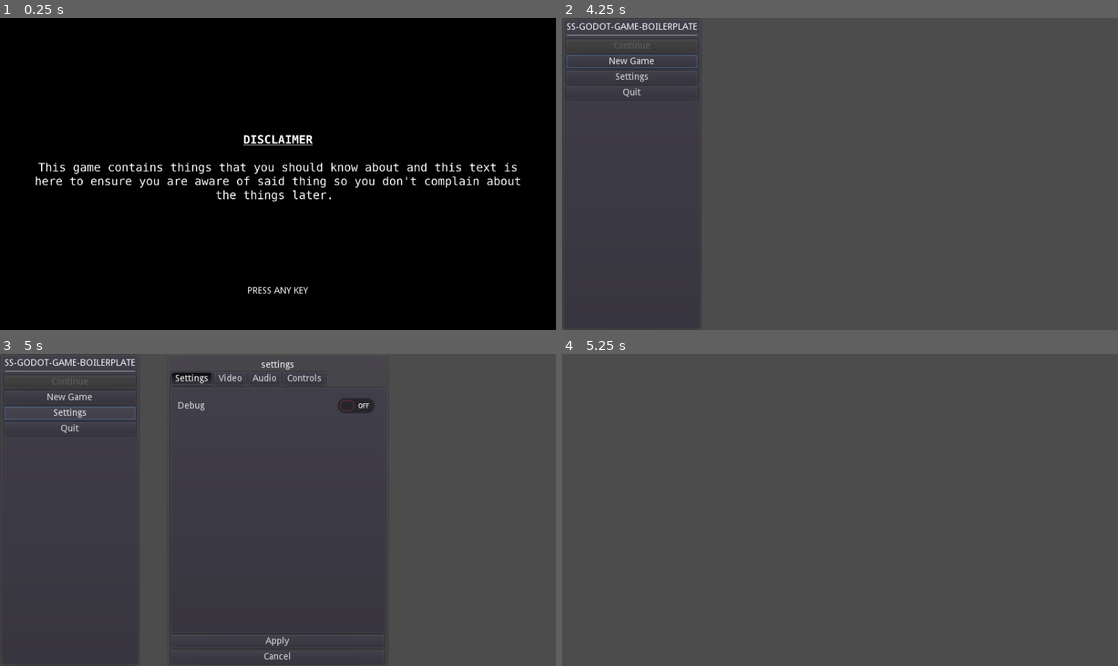
Above: before the commit, frames 1-4 (two rows, left to right).
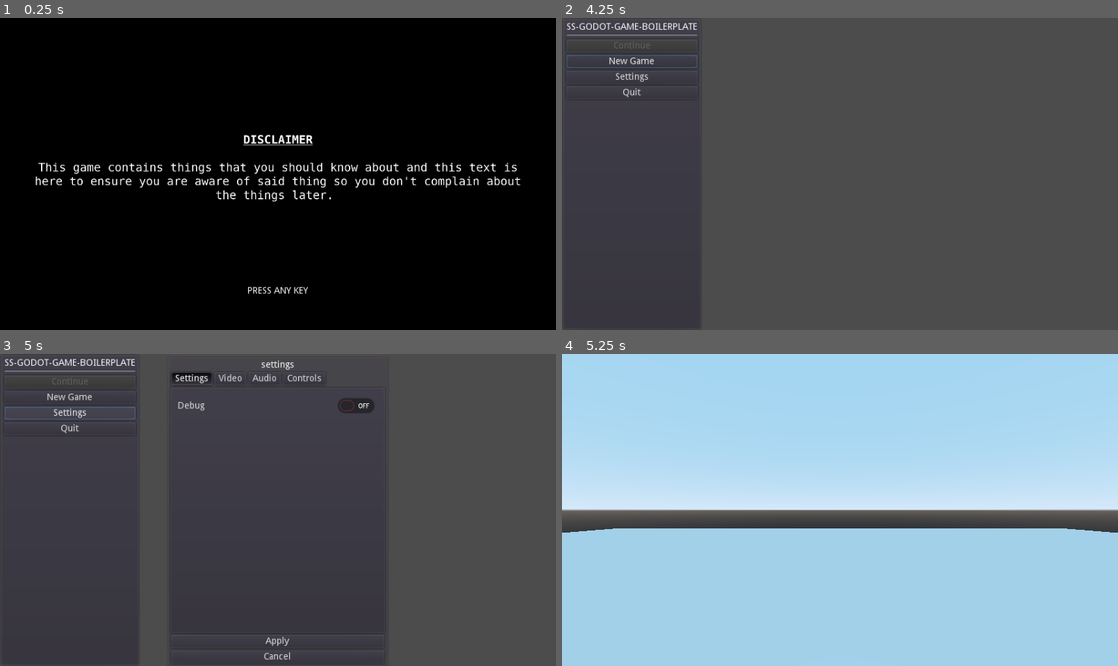
Above: after the commit, the same moments.

Repository: stalematestudio/ss-godot-game-boilerplate
Game: Godot game, scene res://scenes/main.tscn
Two runs of this game, one before a commit and one after it. Both use one fixed random seed, a clock stepped at 60 frames per second and the inputs below.
Inputs:
- Up to frame 1 (0.25 s): no input
- Up to frame 2 (4.25 s): tap Enter every 0.75 s from 0.5 to 3.5 s
- Up to frame 3 (5 s): click "Settings" at 4.25 s
- Up to frame 4 (5.25 s): click "New Game" at 5 s

Frames 1-3 are identical in both runs. In frame 4, 95% of the frame differs, in the area x 0-100%, y 0-100%.

Commit message:
Demo scene loading through main and created player scene

Diff:
--- /dev/null
+++ b/entity/player/Player.tscn
@@ -0,0 +1,15 @@
+[gd_scene load_steps=3 format=2]
+
+[ext_resource path="res://entity/player/player_capsuleshape.tres" type="Shape" id=1]
+[ext_resource path="res://scripts/entity_scripts/Player.gd" type="Script" id=2]
+
+[node name="Player" type="KinematicBody"]
+input_ray_pickable = false
+script = ExtResource( 2 )
+
+[node name="PlayerCollisionShape" type="CollisionShape" parent="."]
+transform = Transform( 1, 0, 0, 0, -1.62921e-07, -1, 0, 1, -1.62921e-07, 0, 0.9, 0 )
+shape = ExtResource( 1 )
+
+[node name="PlayerCamera" type="Camera" parent="."]
+transform = Transform( -1, 0, 3.25841e-07, 0, 1, 0, -3.25841e-07, 0, -1, 0, 1.65, 0 )
--- /dev/null
+++ b/entity/player/player_capsuleshape.tres
@@ -0,0 +1,5 @@
+[gd_resource type="CapsuleShape" format=2]
+
+[resource]
+radius = 0.3
+height = 1.2
--- /dev/null
+++ b/levels/demo/Demo.tscn
@@ -0,0 +1,21 @@
+[gd_scene load_steps=4 format=2]
+
+[ext_resource path="res://levels/demo/surface_boxshape.tres" type="Shape" id=1]
+[ext_resource path="res://levels/demo/surface_cubemesh.tres" type="CubeMesh" id=2]
+[ext_resource path="res://entity/player/Player.tscn" type="PackedScene" id=3]
+
+[node name="Demo" type="Spatial"]
+
+[node name="SurfaceStaticBody" type="StaticBody" parent="."]
+input_ray_pickable = false
+
+[node name="SurfaceMesh" type="MeshInstance" parent="SurfaceStaticBody"]
+transform = Transform( 20, 0, 0, 0, 0.1, 0, 0, 0, 20, 0, -0.1, 0 )
+mesh = ExtResource( 2 )
+material/0 = null
+
+[node name="SurfaceCollisionShape" type="CollisionShape" parent="SurfaceStaticBody"]
+transform = Transform( 1, 0, 0, 0, 1, 0, 0, 0, 1, 0, -0.1, 0 )
+shape = ExtResource( 1 )
+
+[node name="Player" parent="." instance=ExtResource( 3 )]
--- /dev/null
+++ b/levels/demo/surface_boxshape.tres
@@ -0,0 +1,4 @@
+[gd_resource type="BoxShape" format=2]
+
+[resource]
+extents = Vector3( 20, 0.1, 20 )
--- /dev/null
+++ b/levels/demo/surface_cubemesh.tres
@@ -0,0 +1,3 @@
+[gd_resource type="CubeMesh" format=2]
+
+[resource]
--- a/project.godot
+++ b/project.godot
@@ -29,6 +29,10 @@
 ConfigManager="*res://scripts/global_scripts/ConfigManager.gd"
 Globals="*res://scripts/global_scripts/Globals.gd"
 
+[debug]
+
+settings/stdout/verbose_stdout=true
+
 [display]
 
 window/size/width=854
@@ -36,9 +40,9 @@
 window/size/resizable=false
 window/energy_saving/keep_screen_on=false
 
-[logging]
+[gui]
 
-file_logging/enable_file_logging=true
+theme/custom="res://themes/base.tres"
 
 [memory]
 
--- a/scenes/demo/Demo.tscn
+++ /dev/null
@@ -1,3 +0,0 @@
-[gd_scene format=2]
-
-[node name="Demo" type="Spatial"]
--- a/scenes/main.tscn
+++ b/scenes/main.tscn
@@ -1,14 +1,16 @@
-[gd_scene load_steps=5 format=2]
+[gd_scene load_steps=6 format=2]
 
 [ext_resource path="res://scripts/main.gd" type="Script" id=1]
 [ext_resource path="res://scenes/title_scene/title_scene.tscn" type="PackedScene" id=2]
 [ext_resource path="res://scenes/intro_scene/intro_scene.tscn" type="PackedScene" id=3]
 [ext_resource path="res://assets/sounds/test_music.ogg" type="AudioStream" id=4]
+[ext_resource path="res://levels/demo/Demo.tscn" type="PackedScene" id=5]
 
 [node name="main" type="Node"]
 script = ExtResource( 1 )
 intro_scene = ExtResource( 3 )
 title_scene = ExtResource( 2 )
+demo_scene = ExtResource( 5 )
 
 [node name="FX_Player" type="AudioStreamPlayer" parent="."]
 mix_target = 1
--- /dev/null
+++ b/scripts/entity_scripts/Player.gd
@@ -0,0 +1,9 @@
+extends KinematicBody
+
+# Called when the node enters the scene tree for the first time.
+func _ready():
+	pass # Replace with function body.
+
+# Called every frame. 'delta' is the elapsed time since the previous frame.
+func _process(delta):
+	pass
--- a/scripts/main.gd
+++ b/scripts/main.gd
@@ -8,13 +8,14 @@
 # Scenes
 export (PackedScene) var intro_scene
 export (PackedScene) var title_scene
+export (PackedScene) var demo_scene
 
 var current_scene
 
 func _ready():
-	change_scene("intro_scene")
+	change_current_scene("intro_scene")
 
-func change_scene(new_scene):
+func change_current_scene(new_scene):
 	if is_instance_valid(current_scene):
 		current_scene.queue_free()
 	match new_scene:
@@ -22,4 +23,6 @@
 			current_scene = intro_scene.instance()
 		"title_scene":
 			current_scene = title_scene.instance()
+		"demo_scene":
+			current_scene = demo_scene.instance()
 	add_child(current_scene)
--- a/scripts/scene_scripts/intro_scene.gd
+++ b/scripts/scene_scripts/intro_scene.gd
@@ -25,4 +25,4 @@
 		screen_display.texture = screens[event_counter]
 	else:
 		yield(get_tree().create_timer(2), "timeout")
-		get_parent().change_scene("title_scene")
+		get_parent().change_current_scene("title_scene")
--- a/scripts/scene_scripts/title_scene.gd
+++ b/scripts/scene_scripts/title_scene.gd
@@ -44,7 +44,7 @@
 	audio_manager.ui_pressed_audio_effect()
 	match button_name:
 		"new":
-			get_tree().change_scene("scenes/demo/Demo.tscn")
+			get_parent().change_current_scene("demo_scene")
 		"continue":
 			# Open profile select menu
 			pass
